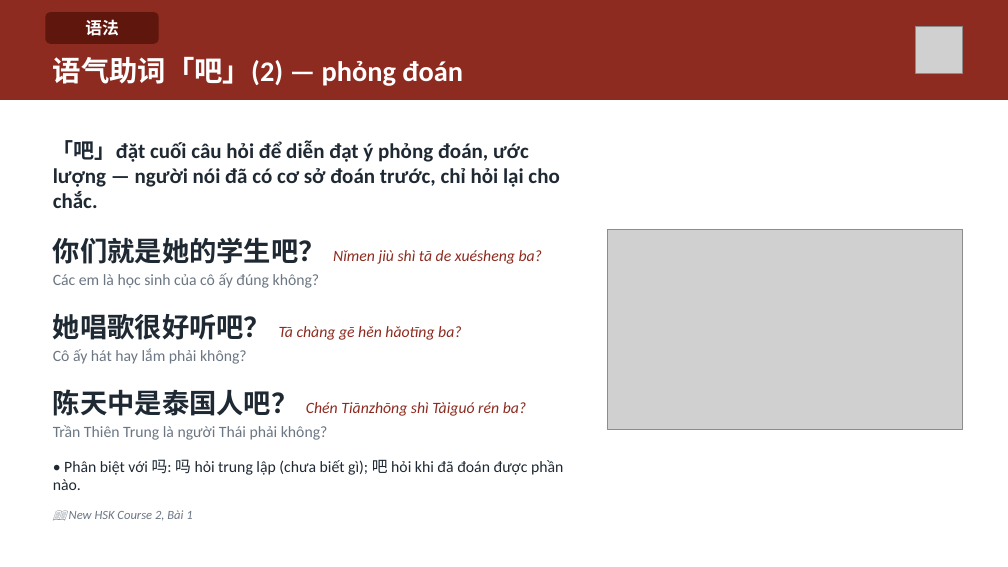
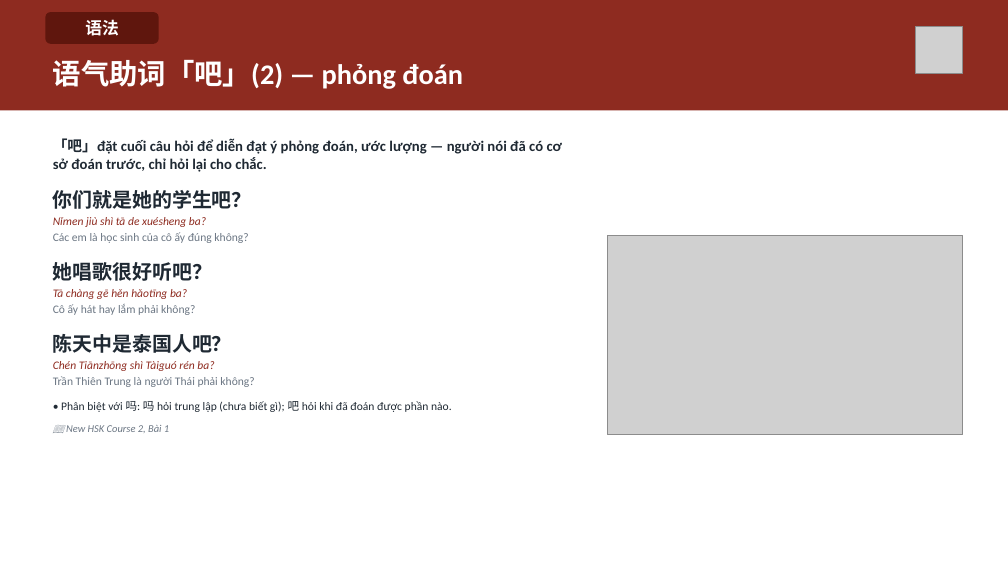
Before and after one commit to HuyenNguyen911/chinese-learning-os, a slide deck: slide 19 of output/hsk2/buoi01_moian_vitquay/slide/Buoi-01-Moian-Vitquay.pptx. Drawn at 1008x567 pixels with LibreOffice and Linux fonts; fonts in the diff are those of the drawing; grey boxes stand for pictures. Boxes give left, top, right and bottom in pixels: in the first picture for what was removed or moved away, otherwise in the second. Text is boxed around its words. In the diff, an @@ line names an element or a change of style, - is before the commit and + after.

```diff
--- a/output/hsk2/buoi01_moian_vitquay/slide/Buoi-01-Moian-Vitquay.pptx
+++ b/output/hsk2/buoi01_moian_vitquay/slide/Buoi-01-Moian-Vitquay.pptx
@@ rectangle: place and size @@
-rectangle at <box>0,0,1008,100</box>
+rectangle at <box>0,0,1008,110</box>
@@ text "「吧」đặt cuối câu hỏi để ..." at <box>53,138,562,433</box>: vertical alignment middle to top @@
@@ text at <box>53,138,562,433</box>: size 20 to 14 pt in "「吧」đặt cuối câu hỏi để diễn đạt ..."; size 15 to 11 pt in "Các em là học sinh của cô ...", "Cô ấy hát hay lắm phải không?", "Trần Thiên Trung là người Thái phải ...", "• Phân biệt với 吗: 吗 hỏi ..."; size 12 to 10 pt in "📖 New HSK Course 2, Bài 1"; less space between paragraphs @@
@@ text at <box>53,190,252,227</box>: text changed; size 15 to 11 pt @@
-你们就是她的学生吧？ Nǐmen jiù shì tā de xuésheng ba?
+你们就是她的学生吧？
+Nǐmen jiù shì tā de xuésheng ba?
@@ picture: place and size @@
-picture at <box>607,230,963,430</box>
+picture at <box>607,235,963,435</box>
@@ text at <box>53,262,212,299</box>: text changed; size 15 to 11 pt @@
-她唱歌很好听吧？ Tā chàng gē hěn hǎotīng ba?
+她唱歌很好听吧？
+Tā chàng gē hěn hǎotīng ba?
@@ text at <box>53,334,232,371</box>: text changed; size 15 to 11 pt @@
-陈天中是泰国人吧？ Chén Tiānzhōng shì Tàiguó rén ba?
+陈天中是泰国人吧？
+Chén Tiānzhōng shì Tàiguó rén ba?
```
Also in this commit, not shown: 24 other slides changed, 16 other files.
